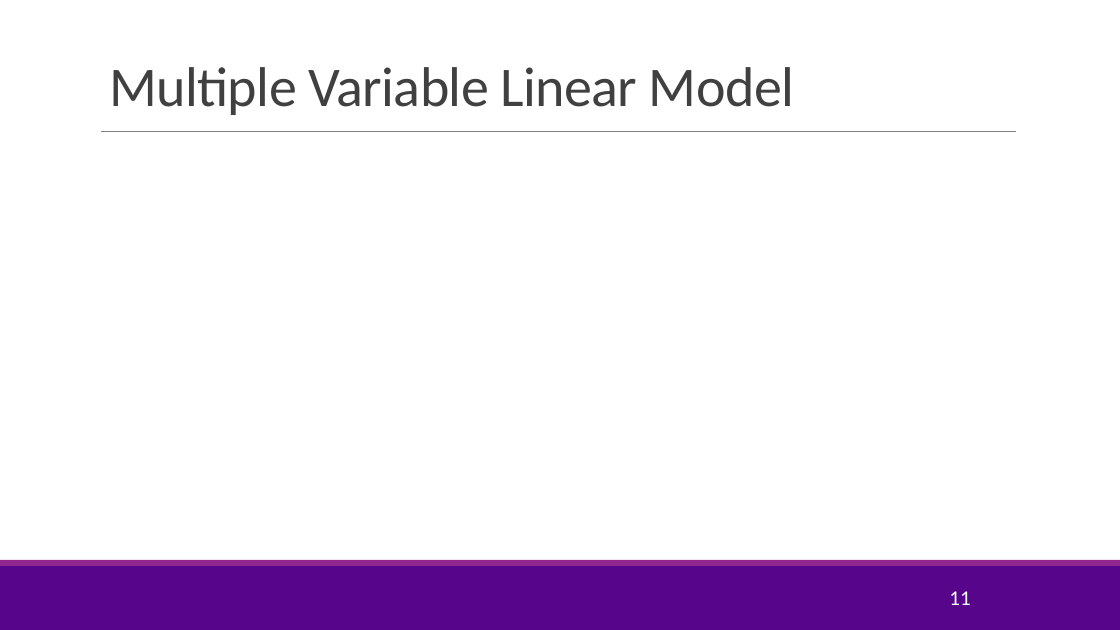
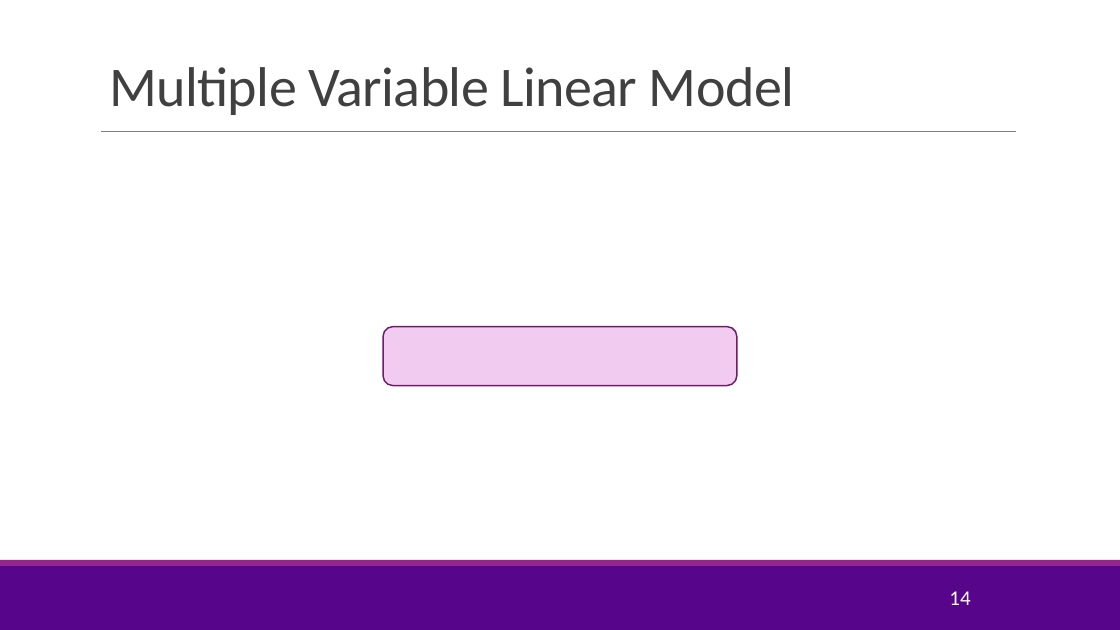
Before and after one commit to sdrangan/introml, a slide deck: slide 14 of lectures/Lect03_MultLinRegression.pptx (slide 11 before the commit). Drawn at 1120x630 pixels with LibreOffice and Linux fonts; fonts in the diff are those of the drawing; grey boxes stand for pictures; background and template pictures are left out. Boxes give left, top, right and bottom in pixels: in the first picture for what was removed or moved away, otherwise in the second. Text is boxed around its words. In the diff, an @@ line names an element or a change of style, - is before the commit and + after.

```diff
--- a/lectures/Lect03_MultLinRegression.pptx
+++ b/lectures/Lect03_MultLinRegression.pptx
@@ rounded rectangle added at bbox=[383, 327, 737, 386], fill #F1CCF0, outline #6C1D6A 1.25 pt @@
@@ page number at bbox=[949, 591, 970, 605]: text changed @@
-11
+14
```
Also in this commit, not shown: 6 other slides changed, 9 slides added, 3 other files.
